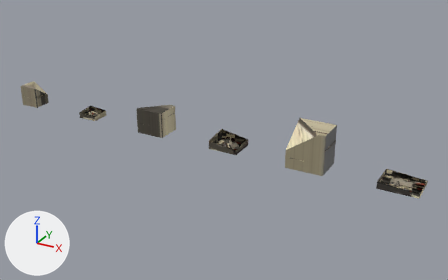
What one commit did to the glTF model src/assets/battle/city/gunpowder-israelite-houses-damage.glb.
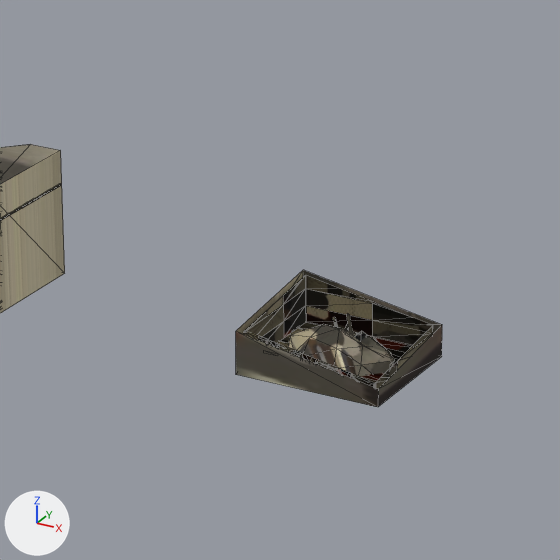
The first picture shows the older version from a 50 mm camera at (18.34, -17.32, 8.89) aimed at (8.67, 0.28, 0.1). The close-ups show the older and then the newer version on the part from 36% to 60% of the width and 28% to 66% of the height of that picture. Only the edits that show in the close-ups are written down. The lights are fixed; the arrows at lower left show +X, +Y and +Z. The close-ups show mesh edges as thin lines. Where no turn or scale is listed for an object, it has been applied to the vertices. Vertices at exactly the same position are counted once.
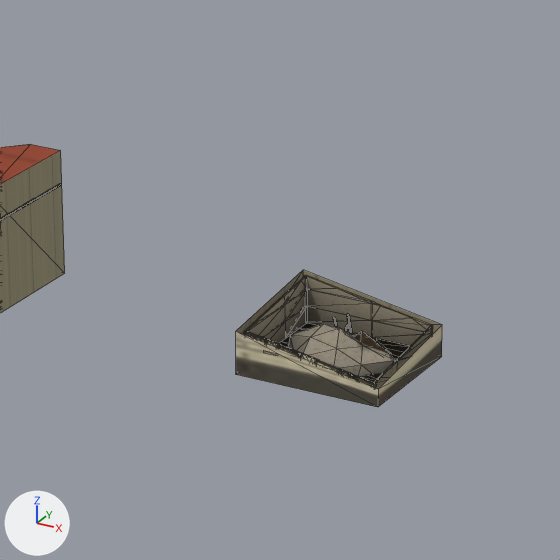
Changed parts and their boxes (x1, y1, x2, y2) in the close-ups (560 x 560 px):
'Mesh_3', surface changed, reshaped
    both: (244, 275, 433, 389)
'Mesh_2', surface changed (darker)
    both: (0, 144, 65, 313)
'Mesh_5', surface changed (lighter)
    both: (236, 270, 442, 407)
'Mesh_4', surface changed
    both: (349, 333, 378, 352)
'Mesh_0', surface changed
    both: (0, 184, 61, 221)
part 2 of me_mesh_2, surface changed (grey to red)
    both: (0, 144, 60, 184)
part 3 of me_mesh_3, added
    after: (247, 277, 306, 343)
part 4 of me_mesh_3, added (brown)
    after: (305, 276, 432, 346)
part 5 of me_mesh_3, added
    after: (244, 326, 431, 388)
part 6 of me_mesh_3, surface changed
    both: (244, 275, 433, 389)

Edits to the bpy script that builds the scene:
```text
Change mat_town:
    where n3 = _N.new('ShaderNodeMapping'); n3.name = 'Mapping'
    n3.inputs[1].default_value: (0.0008, -14.02, 0.0) -> (0.0008, -14.0, 0.0)  # 'Location'
    n3.inputs[3].default_value: (15.98, 15.02, 1.0) -> (15.98, 15.0, 1.0)  # 'Scale'
Change mat_team:
    where n7 = _N.new('ShaderNodeMapping'); n7.name = 'Mapping.001'
    n7.inputs[1].default_value: (0.0008, -13.99, 0.0) -> (0.0008, -14.0, 0.0)  # 'Location'
    n7.inputs[3].default_value: (15.98, 14.99, 1.0) -> (15.96, 15.0, 1.0)  # 'Scale'
    where n11 = _N.new('ShaderNodeMapping'); n11.name = 'Mapping.002'
    n11.inputs[1].default_value: (0.0008, -13.99, 0.0) -> (0.0008, -14.0, 0.0)  # 'Location'
    n11.inputs[3].default_value: (15.98, 14.99, 1.0) -> (15.96, 15.0, 1.0)  # 'Scale'
Change me_mesh_0:
    where me_mesh_0.from_pydata(...)  # 1000 vertices, 1488 faces; spans x 0.112..1.174, y -0.99..-0.073, z 0.0..0.934
    used by ob_mesh_0; location = (5.357, 0.532, -0.004)
    me_mesh_0 part 1: texture (UV) coordinates of 1456 of 1488 faces, centred in x 0.112..1.174, y -0.99..-0.073, z 0.004..0.931, changed; they spanned u 0.0..0.06, v 0.94..1.0 and now span u 0.0..0.06, v 0.94..1.0
Change me_mesh_2:
    where me_mesh_2.from_pydata(...)  # 38 vertices, 62 faces; spans x 0.112..1.174, y -0.99..-0.073, z 0.0..0.937
    used by ob_mesh_2; location = (5.357, 0.532, -0.004)
    me_mesh_2 part 2: texture (UV) coordinates of 52 of 62 faces, centred in x 0.228..1.091, y -0.753..-0.199, z 0.0..0.937, changed; they spanned u 0.0..0.06, v 0.94..1.0 and now span u 0.0..0.06, v 0.94..1.0
Change me_mesh_3:
    used by ob_mesh_3; location = (8.357, 0.532, -0.004)
    remove me_mesh_3.from_pydata(...)  # 378 vertices, 476 faces; spans x 0.145..1.141, y -0.98..-0.107, z 0.0..0.407
    add me_mesh_3.from_pydata(...)  # 654 vertices, 676 faces; spans x 0.145..1.141, y -0.98..-0.107, z 0.0..0.407
    me_mesh_3 part 3: the loose piece of 14 vertices spanning x 0.158, y -0.936..-0.123, z 0.059..0.407 is copied, and the copy is moved by (0.012, 0.0, 0.0); it spans x 0.17, y -0.936..-0.123, z 0.059..0.407
    me_mesh_3 part 4: the loose piece of 15 vertices spanning x 0.161..1.124, y -0.119, z 0.059..0.407 is copied, and the copy is moved by (0.0, -0.012, 0.0); it spans x 0.161..1.124, y -0.131, z 0.059..0.407
    me_mesh_3 part 5: 223 vertices added at x 0.158..1.128, y -0.98..-0.123, z 0.059..0.316
    me_mesh_3 part 6: 372 kept faces spanning x 0.145..1.141, y -0.98..-0.107, z 0.0..0.407 get new texture (UV) coordinates
    other edits to the shape of me_mesh_3 do not show in these pictures
Change me_mesh_4:
    where me_mesh_4.from_pydata(...)  # 203 vertices, 201 faces; spans x 0.149..1.137, y -0.963..-0.11, z 0.0..0.407
    used by ob_mesh_4; location = (8.357, 0.532, -0.004)
    me_mesh_4 part 7: texture (UV) coordinates of 197 of 201 faces, centred in x 0.158..1.128, y -0.963..-0.119, z 0.0..0.371, changed; they spanned u 0.0..0.06, v 0.94..1.0 and now span u 0.0..0.06, v 0.94..1.0
Change me_mesh_5:
    where me_mesh_5.from_pydata(...)  # 24 vertices, 36 faces; spans x 0.112..1.174, y -0.99..-0.073, z 0.0..0.421
    used by ob_mesh_5; location = (8.357, 0.532, -0.004)
    me_mesh_5 part 8: texture (UV) coordinates of 36 of 36 faces, centred in x 0.112..1.174, y -0.99..-0.073, z 0.0..0.248, changed; they spanned u 0.01..0.05, v 0.94..1.0 and now span u 0.0..0.06, v 0.94..1.0
```
